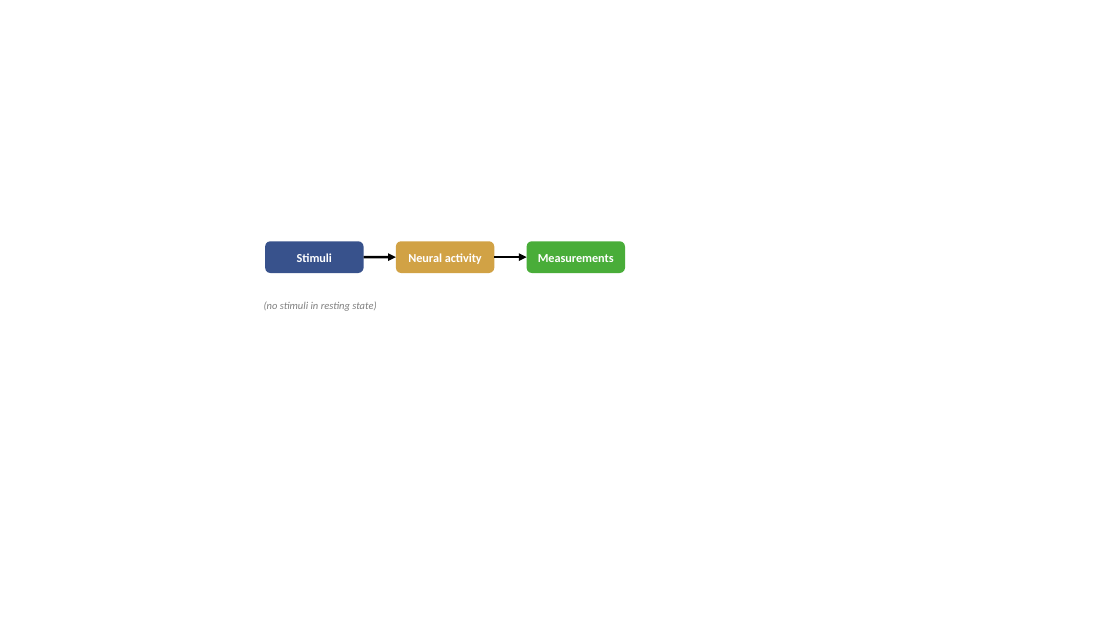
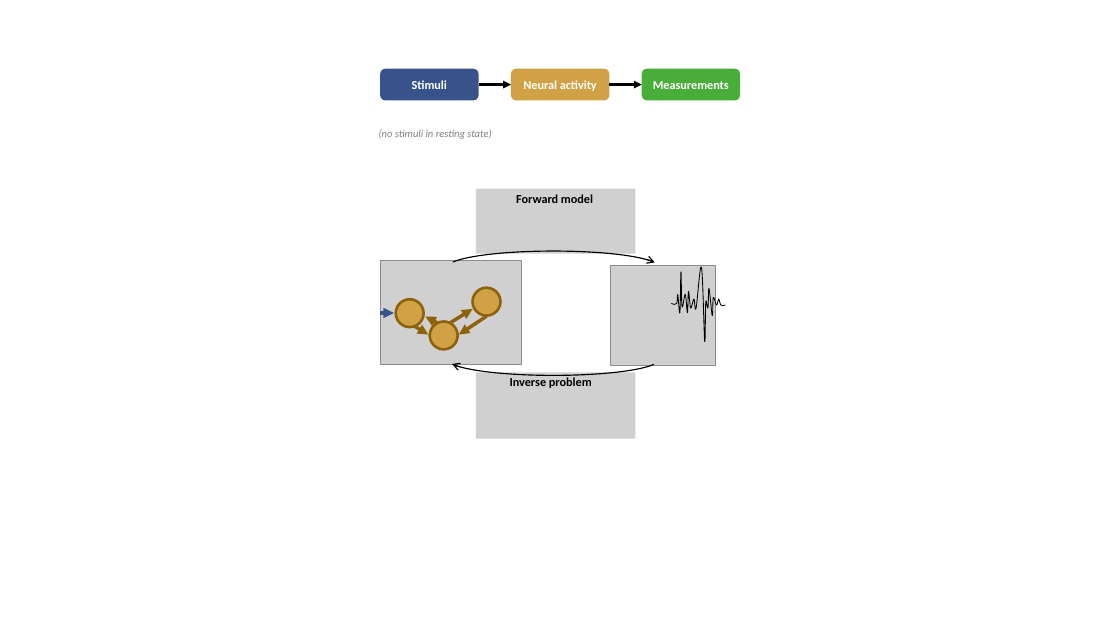
Before and after one commit to spm/spm-docs, a slide deck: slide 1 of theory/dcm/theory-dcm-images.pptx. Drawn at 1120x630 pixels with LibreOffice and Linux fonts; fonts in the diff are those of the drawing; grey boxes stand for pictures; background and template pictures are left out. Boxes give left, top, right and bottom in pixels: in the first picture for what was removed or moved away, otherwise in the second. Text is boxed around its words. In the diff, an @@ line names an element or a change of style, - is before the commit and + after.

Commit message:
Added graphic for forward and inverse problems

```diff
--- a/theory/dcm/theory-dcm-images.pptx
+++ b/theory/dcm/theory-dcm-images.pptx
@@ 3 rounded rectangles, 2 arrows, 1 text: place and size @@
-3 rounded rectangles, 2 arrows, 1 text at [264,241,625,311]
+3 rounded rectangles, 2 arrows, 1 text at [379,69,740,139]
@@ group added at [381,189,725,439]: 5 arrows, 4 pictures, 3 ellipses, 2 texts, 2 arc (boxed as its full ellipse)s, 1 freeform shape @@
+Forward model
+Inverse problem
```
Also in this commit, not shown: 1 other file.
